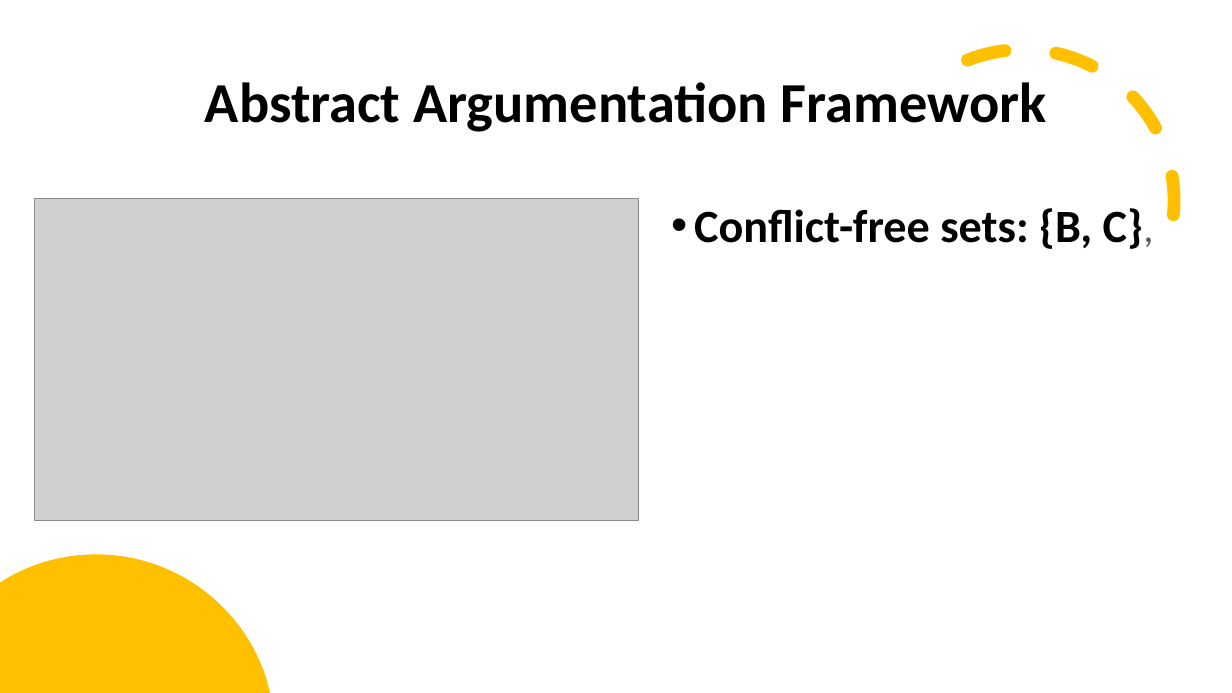
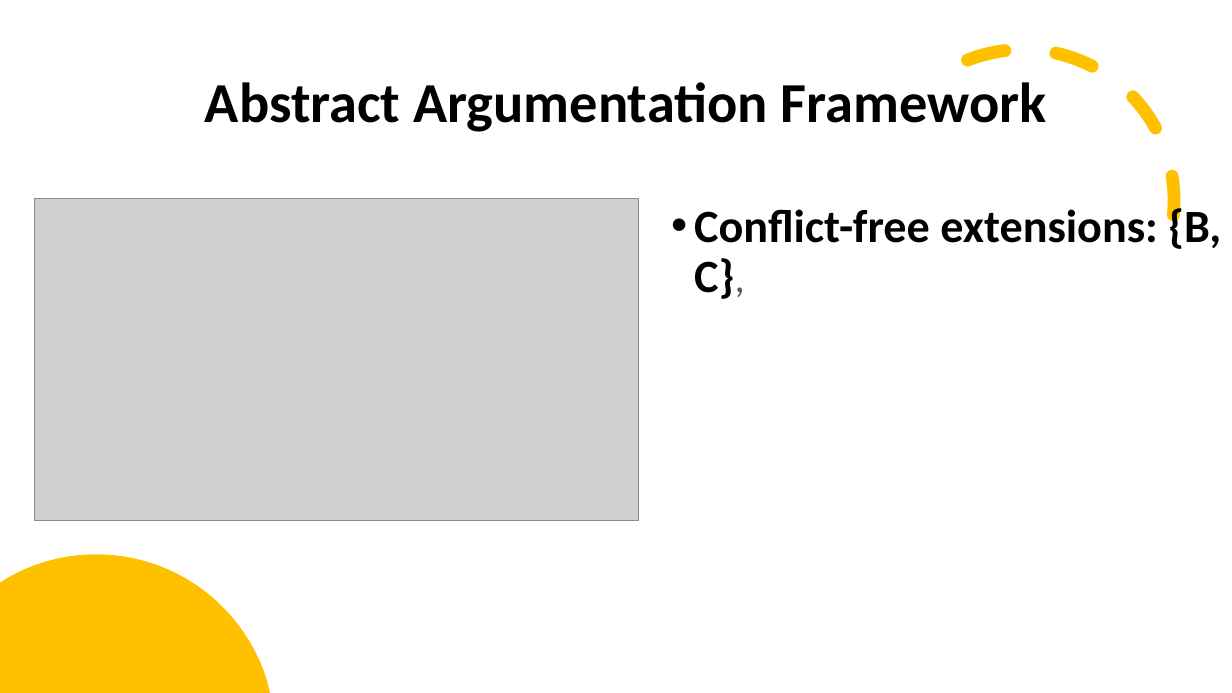
Before and after one commit to stefandr99/ConstrainedArgumentationFramework, a slide deck: slide 4 of Argumentation framework.pptx. Drawn at 1232x693 pixels with LibreOffice and Linux fonts; fonts in the diff are those of the drawing; grey boxes stand for pictures. Boxes give left, top, right and bottom in pixels: in the first picture for what was removed or moved away, otherwise in the second. Text is boxed around its words. In the diff, an @@ line names an element or a change of style, - is before the commit and + after.

```diff
--- a/Argumentation framework.pptx
+++ b/Argumentation framework.pptx
@@ text at (694, 204, 1221, 299): text changed @@
-• Conflict-free sets: {B, C},
+• Conflict-free extensions: {B, C},
```
Also in this commit, not shown: 13 other slides changed, 4 slides added, 4 slides removed.
